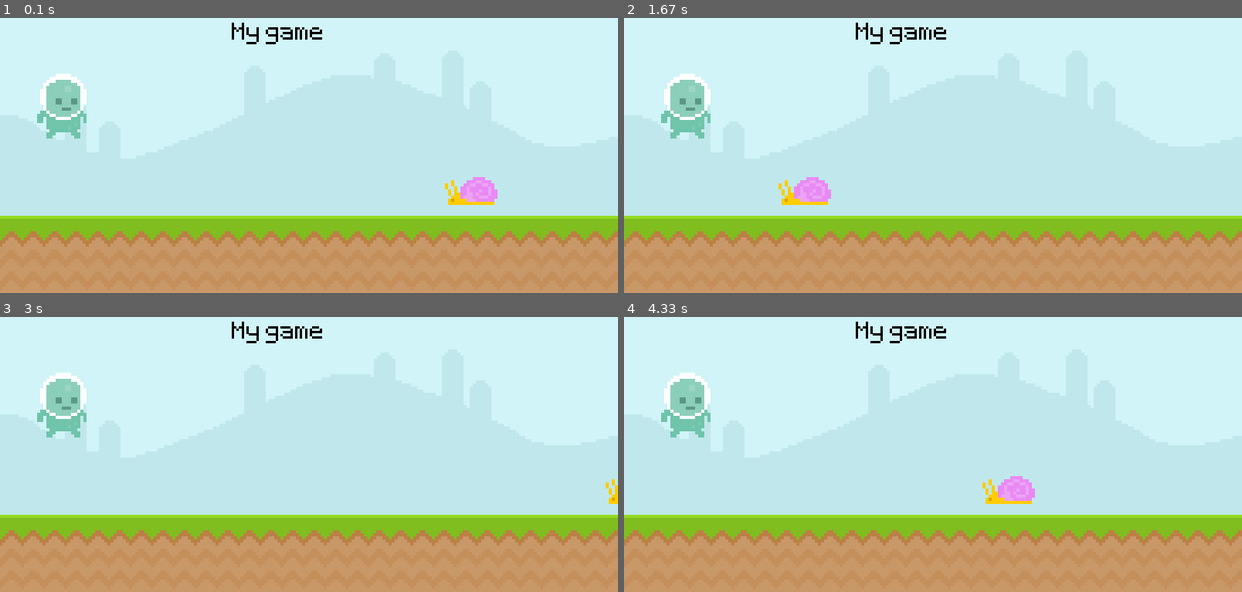
Above: before the commit, frames 1-4 (two rows, left to right).
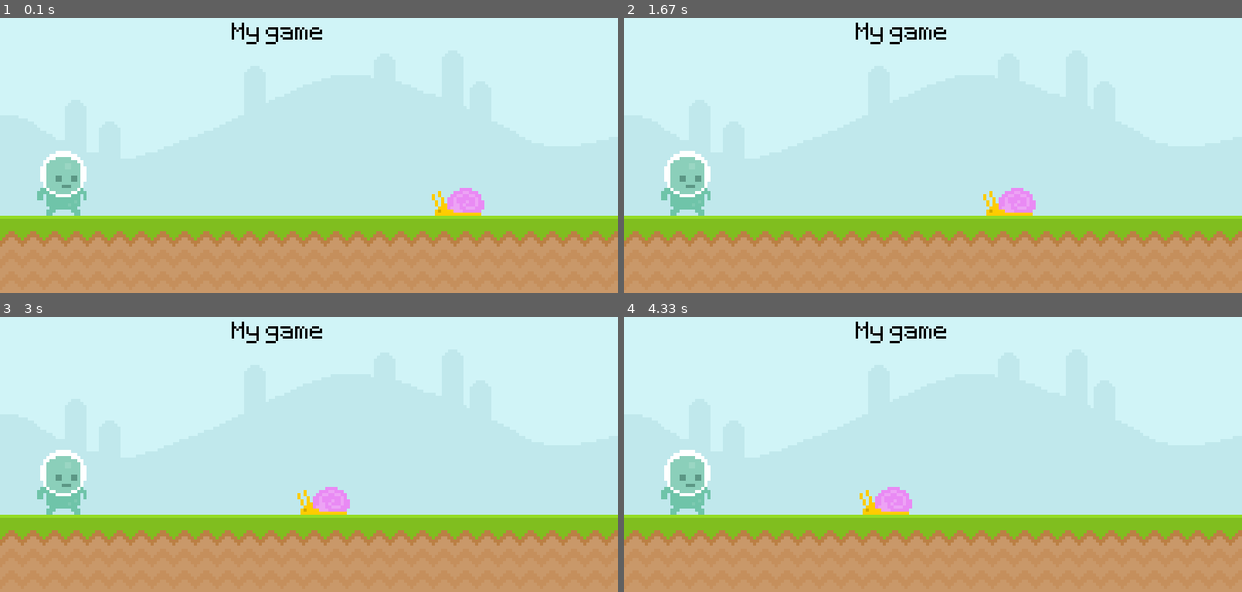
Above: after the commit, the same moments.

Repository: kevimconnelly/Pygame-Runner
Game: pygame game, started from main.py
Same seed, same stepped clock (60 frames per second), same inputs: the game is played once before the commit and once after it.
Inputs:
- Up to frame 1 (0.1 s): no input
- Up to frame 2 (1.67 s): no input
- Up to frame 3 (3 s): no input
- Up to frame 4 (4.33 s): no input

The runs differ from the first frame. In frame 1, 3.7% of the frame differs, in the area x 6-81%, y 20-72%; in frame 2, 4.1%, in the area x 6-67%, y 20-72%; in frame 3, 3.5%; in frame 4, 4.1%.

Commit message:
update snail image with rectangle

Diff:
--- a/main.py
+++ b/main.py
@@ -12,11 +12,11 @@
 text_surface = test_font.render('My game', False, 'Black')
 
 snail_surface = pygame.image.load('graphics/snail/snail1.png').convert_alpha()
-snail_x_pos = 600
+snail_rect = snail_surface.get_rect(midbottom=(600, 300))
 
 player_surf = pygame.image.load(
     'graphics/player/player_walk_1.png').convert_alpha()
-player_rect = player_surf.get_rect(midbottom=(80, 200))
+player_rect = player_surf.get_rect(midbottom=(80, 300))
 
 while True:
     for event in pygame.event.get():
@@ -27,11 +27,13 @@
     screen.blit(sky_surface, (0, 0))
     screen.blit(ground_surface, (0, 300))
     screen.blit(text_surface, (300, 50))
-    snail_x_pos -= 4
-    if snail_x_pos < -100:
-        snail_x_pos = 800
-    screen.blit(snail_surface, (snail_x_pos, 250))
+
+    screen.blit(snail_surface, snail_rect)
     screen.blit(player_surf, player_rect)
+
+    snail_rect.left -= 1
+    if snail_rect.right < 0:
+        snail_rect.left = 800
 
     pygame.display.update()
     clock.tick(60)
